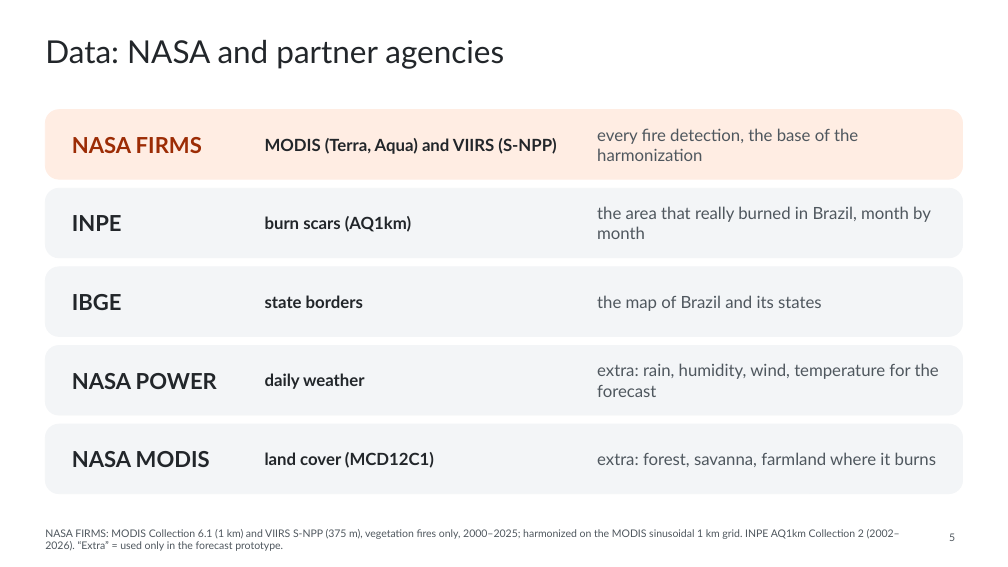
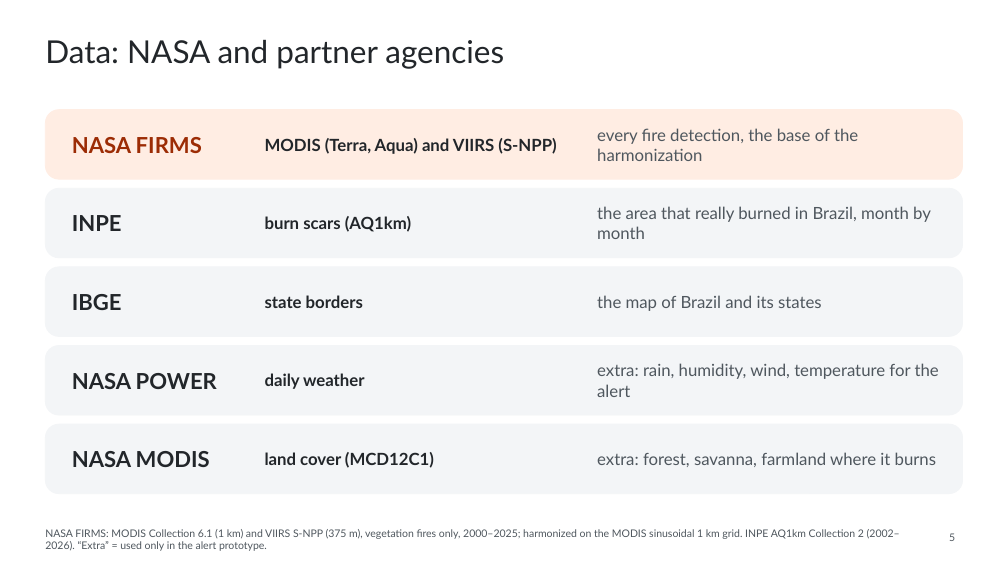
Before and after one commit to WednyFernandes/de-olho-no-fogo, a slide deck: slide 5 of public/apresentacao/de-olho-no-fogo-space-apps-2026-en.pptx. Drawn at 1008x567 pixels with LibreOffice and Linux fonts; fonts in the diff are those of the drawing. Boxes give left, top, right and bottom in pixels: in the first picture for what was removed or moved away, otherwise in the second. Text is boxed around its words. In the diff, an @@ line names an element or a change of style, - is before the commit and + after.

```diff
--- a/public/apresentacao/de-olho-no-fogo-space-apps-2026-en.pptx
+++ b/public/apresentacao/de-olho-no-fogo-space-apps-2026-en.pptx
@@ text at [597, 363, 939, 397]: text changed @@
-extra: rain, humidity, wind, temperature for the forecast
+extra: rain, humidity, wind, temperature for the alert
@@ text at [45, 529, 900, 551]: text changed @@
-NASA FIRMS: MODIS Collection 6.1 (1 km) and VIIRS S-NPP (375 m), vegetation fires only, 2000–2025; harmonized on the MODIS sinusoidal 1 km grid. INPE AQ1km Collection 2 (2002–2026). “Extra” = used only in the forecast prototype.
+NASA FIRMS: MODIS Collection 6.1 (1 km) and VIIRS S-NPP (375 m), vegetation fires only, 2000–2025; harmonized on the MODIS sinusoidal 1 km grid. INPE AQ1km Collection 2 (2002–2026). “Extra” = used only in the alert prototype.
```
Also in this commit, not shown: 3 other slides changed, 4 other files.
